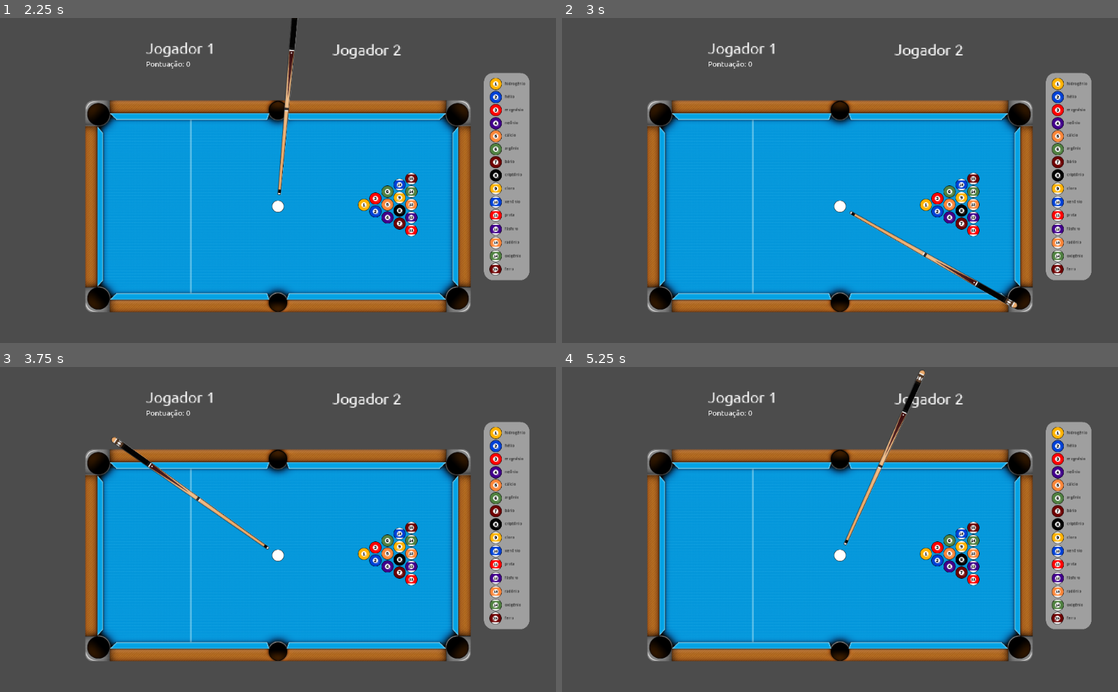
Above: before the commit, frames 1-4 (two rows, left to right).
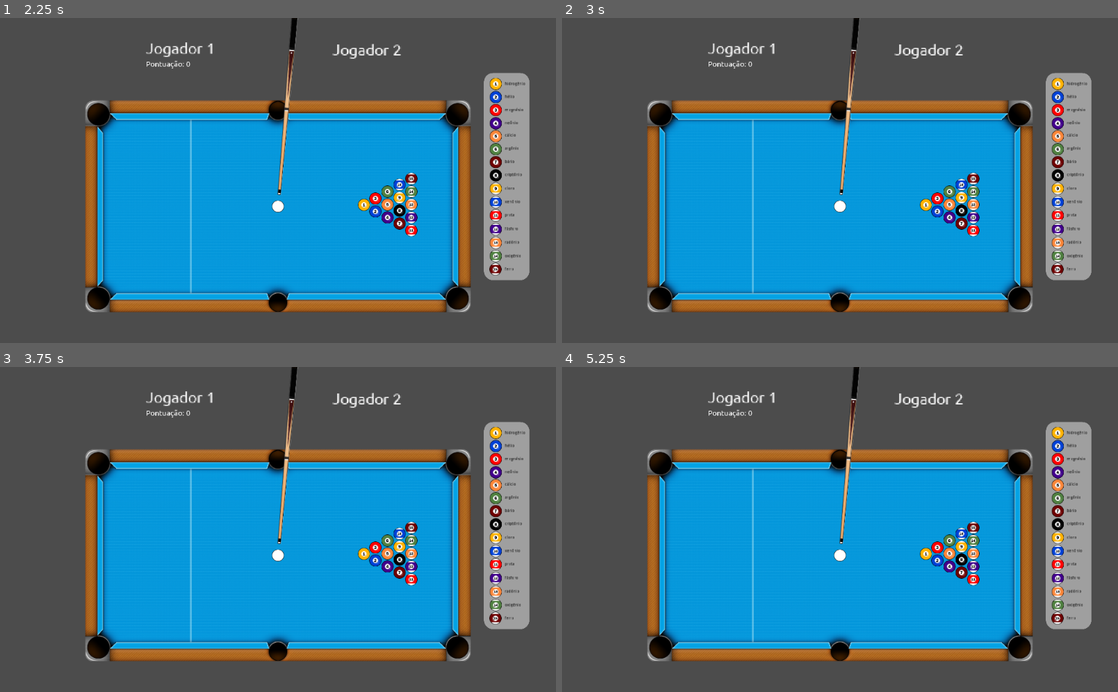
Above: after the commit, the same moments.

Repository: israelbraitt/sinuca-do-conhecimento
Game: Godot game, scene res://tela_inicial.tscn
Two runs of this game, one before a commit and one after it. Both use one fixed random seed, a clock stepped at 60 frames per second and the inputs below.
Inputs (mouse positions are in pixels of both pictures, inside the frame that each line leads up to):
- Up to frame 1 (2.25 s): click "Jogar" at 0.5 s; tap Enter at 1.25 s; move the mouse to (400, 164) at 1.27 s; click (400, 164) at 1.35 s; tap Space at 2 s; move the mouse to (166, 196) at 2.02 s; click (166, 196) at 2.1 s
- Up to frame 2 (3 s): tap Enter at 2.75 s; move the mouse to (895, 109) at 2.77 s; click (895, 109) at 2.85 s
- Up to frame 3 (3.75 s): tap Space at 3.5 s; move the mouse to (250, 594) at 3.52 s; click (250, 594) at 3.6 s
- Up to frame 4 (5.25 s): tap Enter at 4.25 s; move the mouse to (1006, 578) at 4.27 s; click (1006, 578) at 4.35 s; tap Space at 5 s; move the mouse to (673, 480) at 5.02 s; click (673, 480) at 5.1 s

Frame 1 is identical in both runs. In frame 2, 1.1% of the frame differs, in the area x 49-82%, y 0-90%; in frame 3, 1.0%; in frame 4, 1.0%.

Commit message:
Adiciona versão final para apresentação

Diff:
--- /dev/null
+++ b/bola_branca.gd
@@ -0,0 +1,26 @@
+extends RigidBody2D
+
+
+var toque_inicial
+var soltura
+
+
+
+
+func _ready():
+	pass
+
+
+
+func _process(delta):
+
+	if (Input.is_action_just_pressed("Click")):
+
+		toque_inicial = get_global_mouse_position()
+
+	if(Input.is_action_just_released("Click")):
+
+		soltura = get_global_mouse_position()
+		var dir = - (soltura - toque_inicial).normalized()
+		linear_velocity = dir * delta * 45000
+	pass
--- a/project.godot
+++ b/project.godot
@@ -14,6 +14,14 @@
 run/main_scene="res://tela_inicial.tscn"
 config/icon="res://icon.png"
 
+[input]
+
+Click={
+"deadzone": 0.5,
+"events": [ Object(InputEventMouseButton,"resource_local_to_scene":false,"resource_name":"","device":0,"alt":false,"shift":false,"control":false,"meta":false,"command":false,"button_mask":0,"position":Vector2( 0, 0 ),"global_position":Vector2( 0, 0 ),"factor":1.0,"button_index":1,"pressed":false,"doubleclick":false,"script":null)
+ ]
+}
+
 [physics]
 
 common/enable_pause_aware_picking=true
--- a/scripts/taco.gd
+++ b/scripts/taco.gd
@@ -1,14 +1,39 @@
 extends KinematicBody2D
 
-# Declare member variables here. Examples:
-# var a = 2
-# var b = "text"
+var click
+var parada
+var rot
+var bola_pos
 
 # Called when the node enters the scene tree for the first time.
 func _ready():
+	var no = get_node("/root/tela_sinuca/bola_branca/Sprite")
+	bola_pos = no.global_position
 	pass # Replace with function body.
 
 func _process(delta):
 	var no = get_node("/root/tela_sinuca/bola_branca/Sprite")
-	var position = no.global_position
-	look_at(get_global_mouse_position())
+
+	position = no.global_position
+
+	if (Input.is_action_just_pressed("Click")):
+
+		if(parada == true):
+
+			click = true
+
+	if(no.global_position.x - bola_pos.x != 0):
+
+		click = false
+		visible = false
+
+	if(no.global_position.x - bola_pos.x == 0):
+
+		parada = true
+		visible = true
+
+
+	if(click != true):
+		look_at(get_global_mouse_position())
+
+	bola_pos = no.global_position
--- a/scripts/tela_sinuca.gd
+++ b/scripts/tela_sinuca.gd
@@ -43,10 +43,13 @@
 func atualizar_label_pontuacao(pontuacao):
 	get_node("pontuacao_jogador1").set_text("pontuação: " + str(pontuacao))
 
-
 # apaga a bola da mesa de sinuca e ofusca a bola do painel de exibição
 func apagar_bola(body):
 	if (body.name == "bola_branca"):
+		var bola = get_node("/root/tela_sinuca/bola_branca")
+		bola.sleeping = true;
+		bola.position = Vector2(388,342)
+		bola.linear_velocity = Vector2(0,0)
 		contabilizar_pontos(false)
 	elif (body.name == "taco"):
 		pass
--- a/tela_sinuca.tscn
+++ b/tela_sinuca.tscn
@@ -36,6 +36,7 @@
 [ext_resource path="res://scripts/bola2.gd" type="Script" id=34]
 [ext_resource path="res://scripts/bola3.gd" type="Script" id=35]
 [ext_resource path="res://fonts/Ubuntu-Regular.ttf" type="DynamicFontData" id=36]
+[ext_resource path="res://bola_branca.gd" type="Script" id=37]
 
 [sub_resource type="DynamicFont" id=23]
 font_data = ExtResource( 36 )
@@ -72,56 +73,103 @@
 [sub_resource type="CircleShape2D" id=22]
 radius = 29.0
 
+[sub_resource type="PhysicsMaterial" id=27]
+bounce = 0.5
+
 [sub_resource type="CircleShape2D" id=1]
 radius = 20.0
 
+[sub_resource type="PhysicsMaterial" id=28]
+bounce = 0.5
+
 [sub_resource type="CircleShape2D" id=2]
 radius = 20.0
+
+[sub_resource type="PhysicsMaterial" id=29]
+bounce = 0.5
 
 [sub_resource type="CircleShape2D" id=3]
 radius = 20.025
 
+[sub_resource type="PhysicsMaterial" id=30]
+bounce = 0.5
+
 [sub_resource type="CircleShape2D" id=4]
 radius = 20.0
 
+[sub_resource type="PhysicsMaterial" id=31]
+bounce = 0.5
+
 [sub_resource type="CircleShape2D" id=5]
 radius = 20.0
+
+[sub_resource type="PhysicsMaterial" id=32]
+bounce = 0.5
 
 [sub_resource type="CircleShape2D" id=6]
 radius = 20.0998
 
+[sub_resource type="PhysicsMaterial" id=33]
+bounce = 0.5
+
 [sub_resource type="CircleShape2D" id=7]
 radius = 20.025
 
+[sub_resource type="PhysicsMaterial" id=34]
+bounce = 0.5
+
 [sub_resource type="CircleShape2D" id=8]
 radius = 20.0
+
+[sub_resource type="PhysicsMaterial" id=35]
+bounce = 0.5
 
 [sub_resource type="CircleShape2D" id=9]
 radius = 20.025
 
+[sub_resource type="PhysicsMaterial" id=36]
+bounce = 0.5
+
 [sub_resource type="CircleShape2D" id=10]
 radius = 20.0
 
+[sub_resource type="PhysicsMaterial" id=37]
+bounce = 0.5
+
 [sub_resource type="CircleShape2D" id=11]
 radius = 20.0
 
+[sub_resource type="PhysicsMaterial" id=38]
+bounce = 0.5
+
 [sub_resource type="CircleShape2D" id=12]
 radius = 20.0
+
+[sub_resource type="PhysicsMaterial" id=39]
+bounce = 0.5
 
 [sub_resource type="CircleShape2D" id=13]
 radius = 20.025
 
+[sub_resource type="PhysicsMaterial" id=40]
+bounce = 0.5
+
 [sub_resource type="CircleShape2D" id=14]
 radius = 20.0
+
+[sub_resource type="PhysicsMaterial" id=41]
+bounce = 0.5
 
 [sub_resource type="CircleShape2D" id=15]
 radius = 20.025
 
+[sub_resource type="PhysicsMaterial" id=42]
+bounce = 0.5
+
 [sub_resource type="CircleShape2D" id=16]
 radius = 20.025
 
 [node name="tela_sinuca" type="Node2D"]
-position = Vector2( 685, 386 )
 script = ExtResource( 19 )
 __meta__ = {
 "_edit_vertical_guides_": [  ]
@@ -152,7 +200,7 @@
 custom_fonts/font = SubResource( 24 )
 text = "Jogador 2"
 
-[node name="pontuação_jogador1" type="Label" parent="."]
+[node name="pontuacao_jogador1" type="Label" parent="."]
 margin_left = -50.0
 margin_top = -146.0
 margin_right = 77.0
@@ -430,13 +478,11 @@
 position = Vector2( -0.5, 356.7 )
 texture = ExtResource( 16 )
 
-[node name="CollisionPolygon2D" type="CollisionPolygon2D" parent="taco"]
-position = Vector2( -0.5, 357.7 )
-polygon = PoolVector2Array( -5, -319, -2, -320, 2, -320, 5, -319, 6, -316, 6, -311, -6, -311, -6, -316 )
-
 [node name="bola_branca" type="RigidBody2D" parent="."]
 position = Vector2( 388, 342 )
-gravity_scale = 0.0
+physics_material_override = SubResource( 27 )
+gravity_scale = 0.0
+script = ExtResource( 37 )
 
 [node name="Sprite" type="Sprite" parent="bola_branca"]
 texture = ExtResource( 6 )
@@ -446,6 +492,7 @@
 
 [node name="bola1" type="RigidBody2D" parent="."]
 position = Vector2( 673, 337 )
+physics_material_override = SubResource( 28 )
 gravity_scale = 0.0
 script = ExtResource( 20 )
 
@@ -457,6 +504,7 @@
 
 [node name="bola2" type="RigidBody2D" parent="."]
 position = Vector2( 711, 359 )
+physics_material_override = SubResource( 29 )
 gravity_scale = 0.0
 script = ExtResource( 34 )
 
@@ -468,6 +516,7 @@
 
 [node name="bola3" type="RigidBody2D" parent="."]
 position = Vector2( 711, 316 )
+physics_material_override = SubResource( 30 )
 gravity_scale = 0.0
 script = ExtResource( 35 )
 
@@ -479,6 +528,7 @@
 
 [node name="bola4" type="RigidBody2D" parent="."]
 position = Vector2( 751, 379 )
+physics_material_override = SubResource( 31 )
 gravity_scale = 0.0
 script = ExtResource( 30 )
 
@@ -490,6 +540,7 @@
 
 [node name="bola5" type="RigidBody2D" parent="."]
 position = Vector2( 751, 336 )
+physics_material_override = SubResource( 32 )
 gravity_scale = 0.0
 script = ExtResource( 26 )
 
@@ -501,6 +552,7 @@
 
 [node name="bola6" type="RigidBody2D" parent="."]
 position = Vector2( 751, 293 )
+physics_material_override = SubResource( 33 )
 gravity_scale = 0.0
 script = ExtResource( 31 )
 
@@ -512,6 +564,7 @@
 
 [node name="bola7" type="RigidBody2D" parent="."]
 position = Vector2( 791, 399 )
+physics_material_override = SubResource( 34 )
 gravity_scale = 0.0
 script = ExtResource( 27 )
 
@@ -523,6 +576,7 @@
 
 [node name="bola8" type="RigidBody2D" parent="."]
 position = Vector2( 791, 356 )
+physics_material_override = SubResource( 35 )
 gravity_scale = 0.0
 script = ExtResource( 21 )
 
@@ -534,6 +588,7 @@
 
 [node name="bola9" type="RigidBody2D" parent="."]
 position = Vector2( 791, 313 )
+physics_material_override = SubResource( 36 )
 gravity_scale = 0.0
 script = ExtResource( 22 )
 
@@ -545,6 +600,7 @@
 
 [node name="bola10" type="RigidBody2D" parent="."]
 position = Vector2( 791, 270 )
+physics_material_override = SubResource( 37 )
 gravity_scale = 0.0
 script = ExtResource( 23 )
 
@@ -556,6 +612,7 @@
 
 [node name="bola11" type="RigidBody2D" parent="."]
 position = Vector2( 830, 422 )
+physics_material_override = SubResource( 38 )
 gravity_scale = 0.0
 script = ExtResource( 25 )
 
@@ -567,6 +624,7 @@
 
 [node name="bola12" type="RigidBody2D" parent="."]
 position = Vector2( 830, 379 )
+physics_material_override = SubResource( 39 )
 gravity_scale = 0.0
 script = ExtResource( 32 )
 
@@ -578,6 +636,7 @@
 
 [node name="bola13" type="RigidBody2D" parent="."]
 position = Vector2( 830, 336 )
+physics_material_override = SubResource( 40 )
 gravity_scale = 0.0
 script = ExtResource( 28 )
 
@@ -589,6 +648,7 @@
 
 [node name="bola14" type="RigidBody2D" parent="."]
 position = Vector2( 830, 293 )
+physics_material_override = SubResource( 41 )
 gravity_scale = 0.0
 script = ExtResource( 29 )
 
@@ -600,6 +660,7 @@
 
 [node name="bola15" type="RigidBody2D" parent="."]
 position = Vector2( 830, 250 )
+physics_material_override = SubResource( 42 )
 gravity_scale = 0.0
 script = ExtResource( 24 )
 
Not shown: 1 places in tela_sinuca.tscn that only renumber resources
